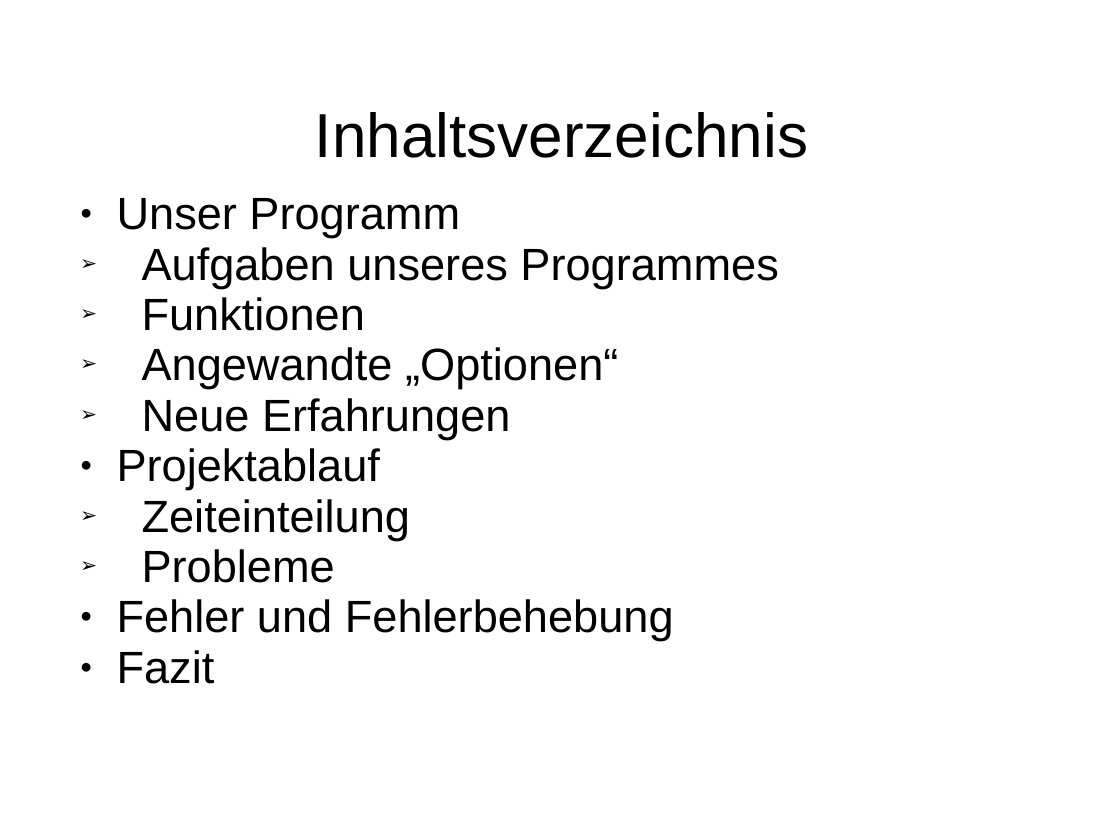
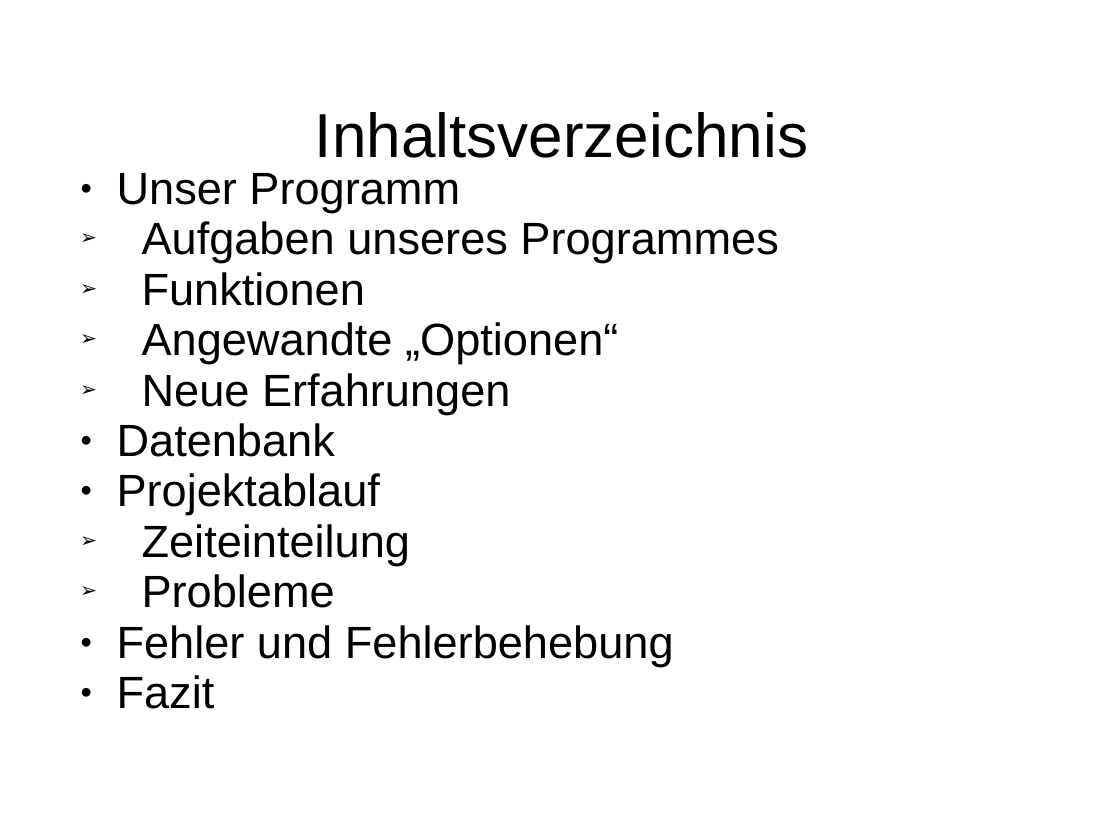
Before and after one commit to ShaniaAllhusen/Mittelstufenprojekt, a slide deck: slide 2 of Projekt-Präsentation.ppt. Drawn at 1120x840 pixels with LibreOffice and Linux fonts; fonts in the diff are those of the drawing. Boxes give left, top, right and bottom in pixels: in the first picture for what was removed or moved away, otherwise in the second. Text is boxed around its words. In the diff, an @@ line names an element or a change of style, - is before the commit and + after.

```diff
--- a/Projekt-Präsentation.ppt
+++ b/Projekt-Präsentation.ppt
@@ subtitle at (x1=117, y1=423, x2=335, y2=457): paragraph added @@
+● Datenbank
```
Also in this commit, not shown: 2 other slides changed, 6 slides added, 3 slides removed.
